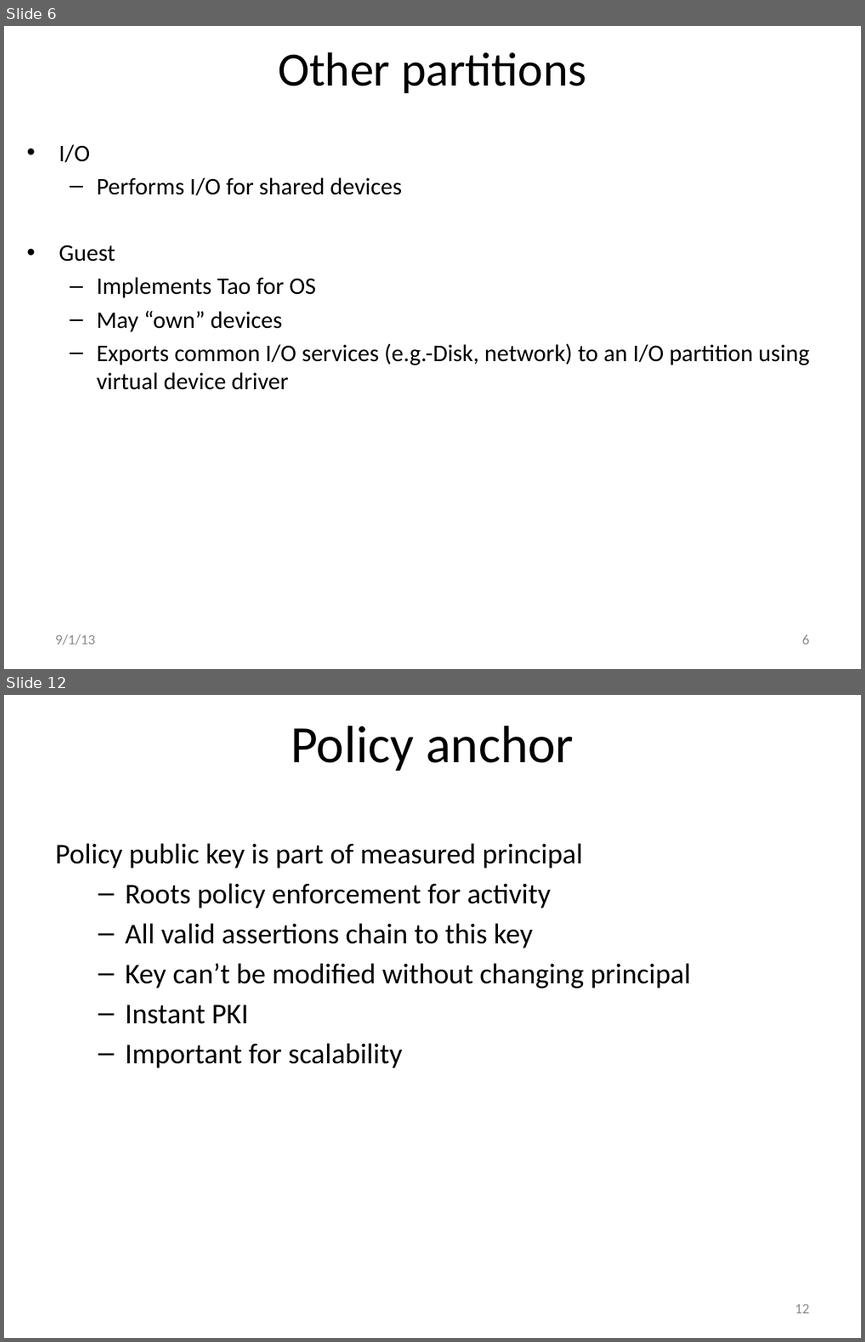
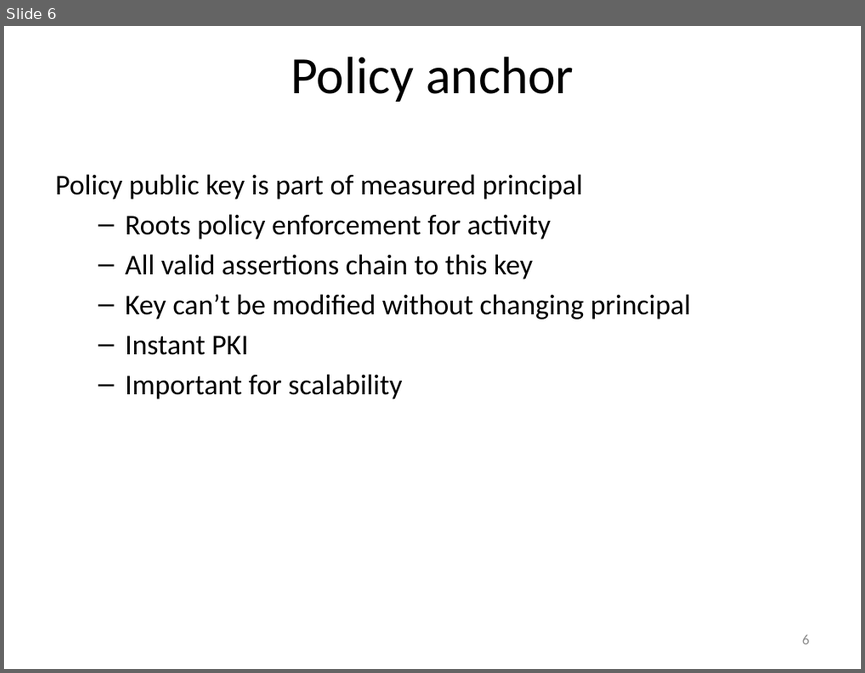
Before and after one commit to jlmucb/cloudproxy, a slide deck: Doc/Hypervisor.pptx. Shown one above the other, each under a label of ours: slides 6 and 12 before the commit, slide 6 after it; the slides between them are not shown. The pictures are 865x1342 and 865x673 pixels, drawn with LibreOffice and Linux fonts; fonts in the diff are those of the drawing. Boxes give left, top, right and bottom in pixels: in the first picture for what was removed or moved away, otherwise in the second. Text is boxed around its words. In the diff, an @@ line names an element or a change of style, - is before the commit and + after.

```diff
--- a/Doc/Hypervisor.pptx
+++ b/Doc/Hypervisor.pptx
@@ slide 6 removed at [4, 26, 861, 669], background #FFFFFF @@
@@ title removed at [278, 52, 587, 93] @@
-Other partitions
@@ text removed at [59, 144, 809, 390] @@
-• I/O
-  – Performs I/O for shared devices
-• Guest
-  – Implements Tao for OS
-  – May “own” devices
-  – Exports common I/O services (e.g.-Disk, network) to an I/O partition using virtual device driver
@@ text removed at [55, 634, 95, 645] @@
-9/1/13
@@ page number removed at [802, 635, 809, 644] @@
-6
@@ what was slide 12 is now slide 6 @@
@@ page number at [802, 635, 809, 644]: text changed @@
-12
+6
```
Also in this commit, not shown: 10 slides changed, 8 slides added, 2 other slides removed, 9 other files.
